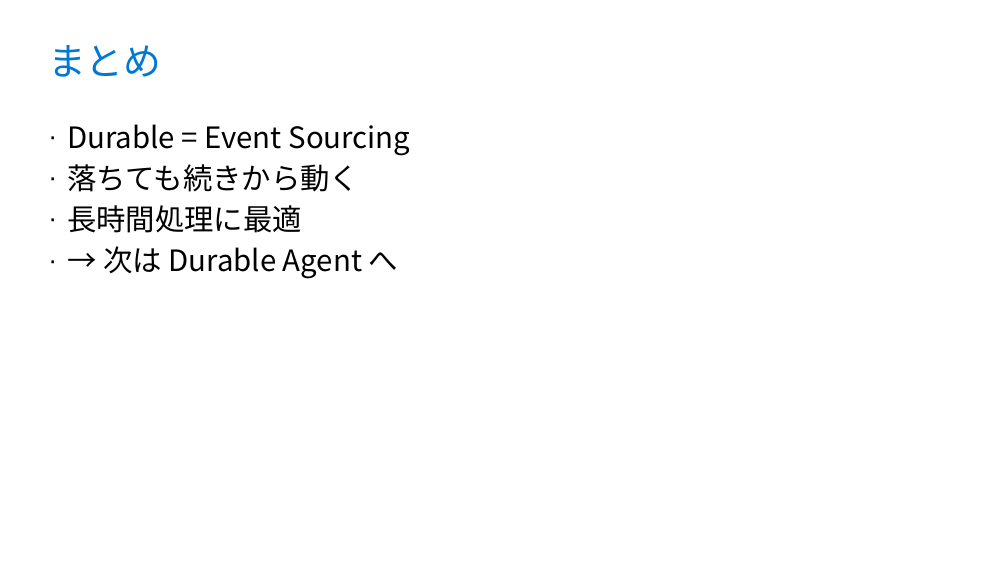
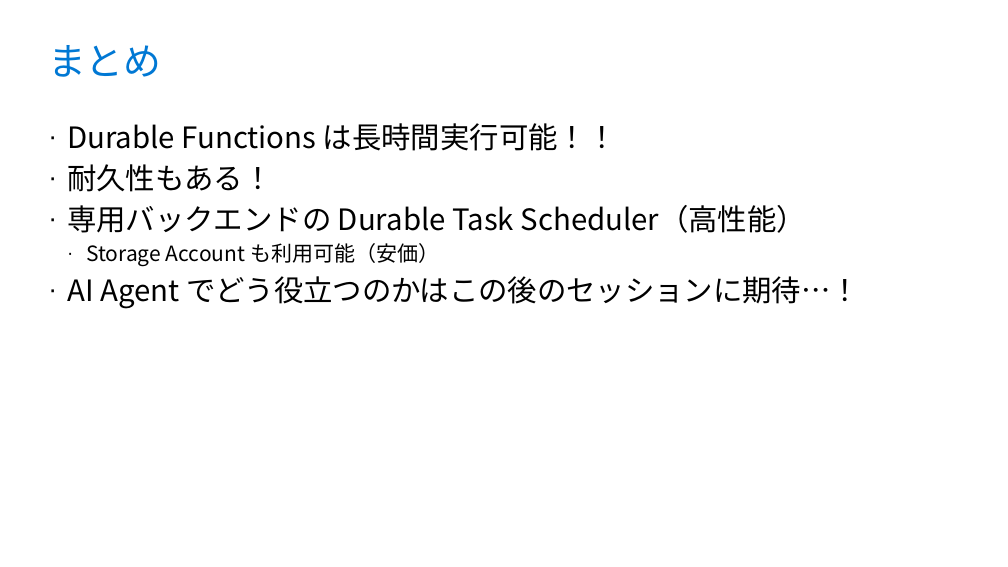
Before and after one commit to runceel/yonayona-durable, a slide deck: slide 19 of slides/slides.pptx (slide 18 before the commit). Drawn at 1008x567 pixels with LibreOffice and Linux fonts; fonts in the diff are those of the drawing; background and template pictures are left out. Boxes give left, top, right and bottom in pixels: in the first picture for what was removed or moved away, otherwise in the second. Text is boxed around its words. In the diff, an @@ line names an element or a change of style, - is before the commit and + after.

```diff
--- a/slides/slides.pptx
+++ b/slides/slides.pptx
@@ text at bbox=[67, 123, 860, 309]: text changed @@
-· Durable = Event Sourcing
-· 落ちても続きから動く
-· 長時間処理に最適
-· → 次は Durable Agent へ
+· Durable Functions は長時間実行可能！！
+· 耐久性もある！
+· 専用バックエンドの Durable Task Scheduler（高性能）
+  · Storage Account も利用可能（安価）
+· AI Agent でどう役立つのかはこの後のセッションに期待…！
```
Also in this commit, not shown: 9 other slides changed, 1 slide added, 1 other file.
